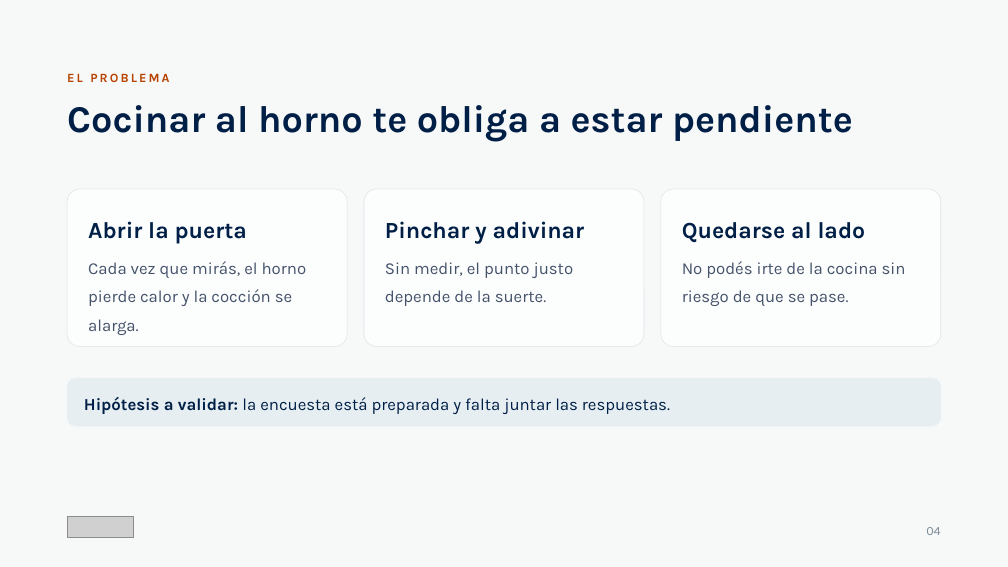
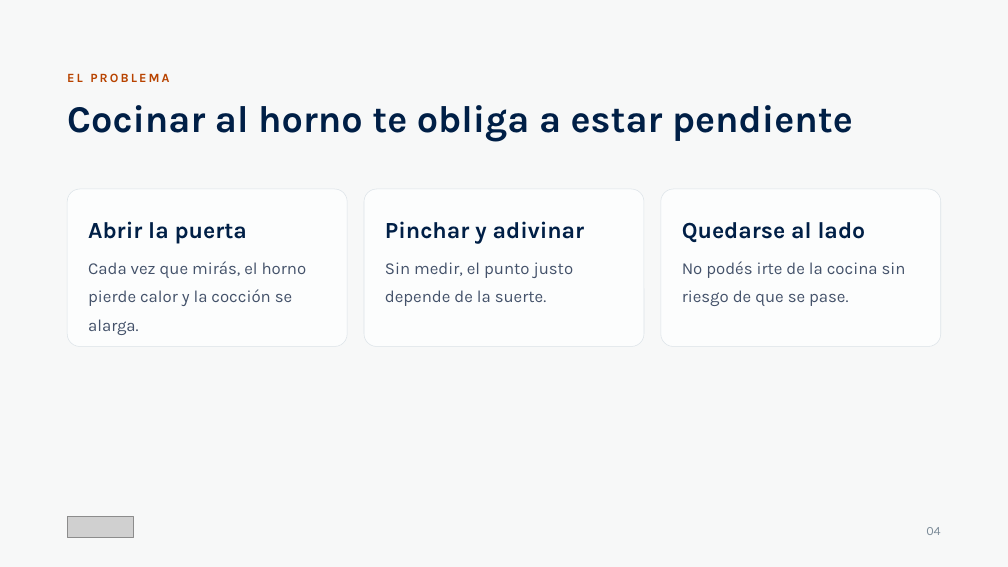
Before and after one commit to Code7C26/TermaLab, a slide deck: slide 4 of entregables/Pitch_Final_TermaLab.pptx. Drawn at 1008x567 pixels with LibreOffice and Linux fonts; fonts in the diff are those of the drawing; grey boxes stand for pictures. Boxes give left, top, right and bottom in pixels: in the first picture for what was removed or moved away, otherwise in the second. Text is boxed around its words. In the diff, an @@ line names an element or a change of style, - is before the commit and + after.

```diff
--- a/entregables/Pitch_Final_TermaLab.pptx
+++ b/entregables/Pitch_Final_TermaLab.pptx
@@ rounded rectangle removed at box(67, 378, 941, 426) @@
@@ text removed at box(84, 397, 670, 414) @@
-Hipótesis a validar: la encuesta está preparada y falta juntar las respuestas.
```
Also in this commit, not shown: 3 other slides changed, 5 other files.
